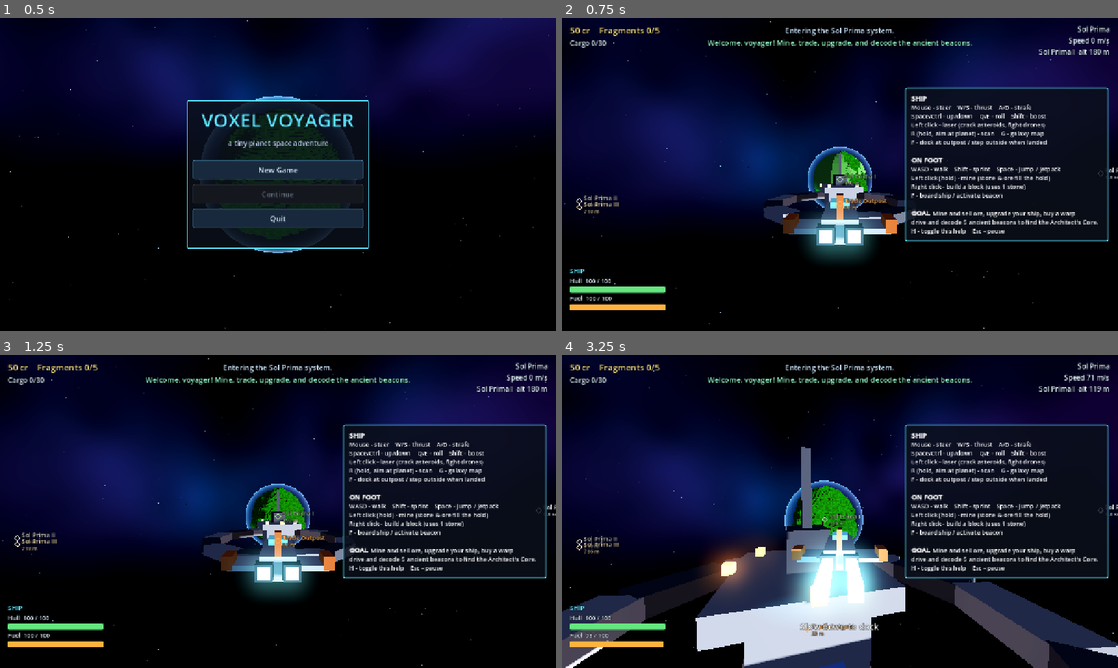
Above: before the commit, frames 1-4 (two rows, left to right).
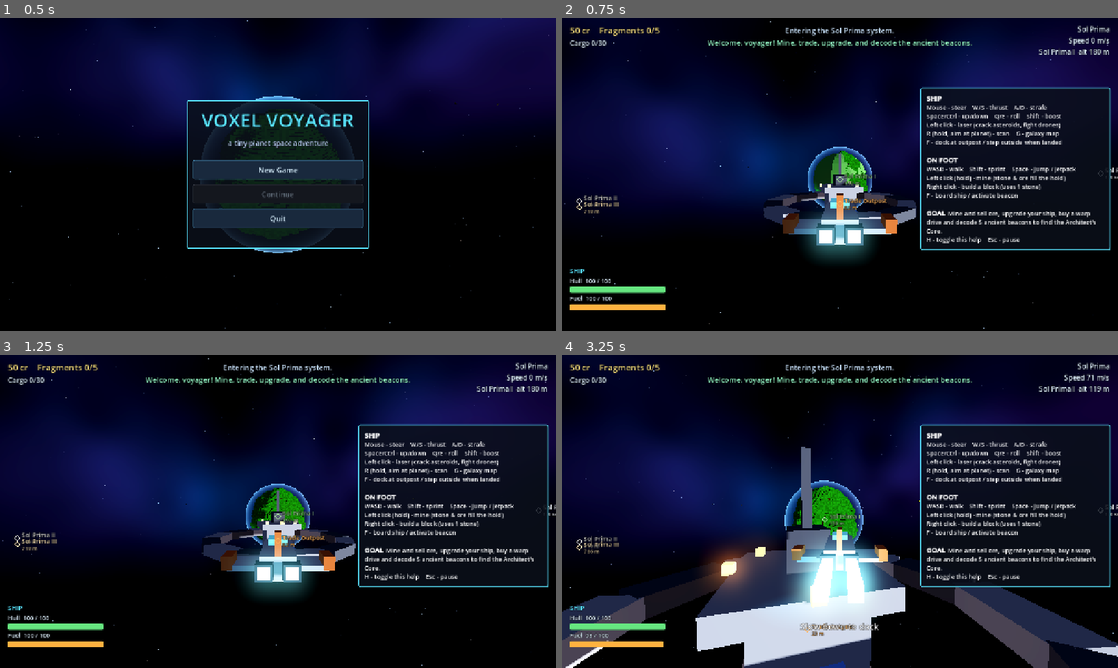
Above: after the commit, the same moments.

Repository: SubToFeralsloth11/voxel-voyager
Game: Godot game, scene res://scenes/main.tscn
Same seed, same stepped clock (60 frames per second), same inputs: the game is played once before the commit and once after it.
Inputs (mouse positions are in pixels of both pictures, inside the frame that each line leads up to):
- Up to frame 1 (0.5 s): no input
- Up to frame 2 (0.75 s): click "New Game" at 0.5 s
- Up to frame 3 (1.25 s): no input
- Up to frame 4 (3.25 s): move the mouse to (867, 511) at 1.27 s; press the mouse at (867, 511) at 1.28 s; hold W (forward) from 1.28 s (still down); right-click (867, 511) at 1.55 s; move the mouse to (812, 511) at 2.02 s; release the mouse at (812, 511) at 2.03 s; right-click (812, 511) at 2.1 s; click (812, 511) at 2.3 s; move the mouse to (851, 505) at 2.77 s; hold Shift (boost) from 2.78 s (still down); right-click (851, 505) at 3.05 s

Frame 1 is identical in both runs. In frame 2, 4.9% of the frame differs, in the area x 61-99%, y 22-75%; in frame 3, 4.9%; in frame 4, 5.1%.

Commit message:
Pause audio loops with the tree, hide HUD under menus, restore drone hits on landed ship

Diff:
--- a/scripts/drone.gd
+++ b/scripts/drone.gd
@@ -108,7 +108,7 @@
 		var life: float = b.get_meta("life") - delta
 		b.set_meta("life", life)
 		b.global_position += (b.get_meta("vel") as Vector3) * delta
-		var hit := ship != null and ship.piloted and not ship.landed and not ship.docked \
+		var hit := ship != null and ship.piloted and not ship.docked \
 			and b.global_position.distance_to(ship.global_position) < 3.2
 		if hit:
 			ship.take_damage(BOLT_DAMAGE)
--- a/scripts/hud.gd
+++ b/scripts/hud.gd
@@ -39,6 +39,10 @@
 var _flash: ColorRect
 var _help_timer := 0.0
 var _message_cooldown := 0.0
+var _overlay := false
+var _help_wanted := false
+var _help_allowed := true
+var _hideable: Array[Control] = []
 
 
 func _ready() -> void:
@@ -91,11 +95,11 @@
 	Game.notified.connect(_on_notified)
 
 	_help = PanelContainer.new()
-	_place(_help, Control.PRESET_CENTER_RIGHT, Vector2(-490, -200))
+	_place(_help, Control.PRESET_CENTER_RIGHT, Vector2(-455, -200))
 	var rt := RichTextLabel.new()
 	rt.bbcode_enabled = true
 	rt.fit_content = true
-	rt.custom_minimum_size = Vector2(440, 0)
+	rt.custom_minimum_size = Vector2(410, 0)
 	rt.text = HELP_TEXT
 	rt.add_theme_font_size_override("normal_font_size", 14)
 	rt.add_theme_font_size_override("bold_font_size", 15)
@@ -108,6 +112,7 @@
 	_flash.color = Color(0.8, 0.95, 1.0, 0.0)
 	_flash.mouse_filter = Control.MOUSE_FILTER_IGNORE
 	add_child(_flash)
+	_hideable = [top_left, bottom_left, _nav, _prompt, _progress]
 
 
 func _place(c: Control, preset: Control.LayoutPreset, pos: Vector2, sz := Vector2.ZERO) -> void:
@@ -119,13 +124,30 @@
 
 
 func show_help(auto_hide: bool) -> void:
-	_help.visible = true
+	_help_wanted = true
 	_help_timer = 14.0 if auto_hide else 0.0
+	_sync_help()
 
 
 func toggle_help() -> void:
-	_help.visible = not _help.visible
+	_help_wanted = not _help_wanted
 	_help_timer = 0.0
+	_sync_help()
+
+
+## While a menu covers the screen only notifications (and, if allowed, the
+## help panel) stay visible, so nothing bleeds through the menu panels.
+func set_menu_overlay(on: bool, allow_help: bool) -> void:
+	_overlay = on
+	_help_allowed = not on or allow_help
+	for c in _hideable:
+		c.visible = not on
+	_sync_help()
+	queue_redraw()
+
+
+func _sync_help() -> void:
+	_help.visible = _help_wanted and _help_allowed
 
 
 func warp_flash() -> void:
@@ -162,8 +184,9 @@
 	if _help_timer > 0.0:
 		_help_timer -= delta
 		if _help_timer <= 0.0:
-			_help.visible = false
-	if world == null or world.ship == null:
+			_help_wanted = false
+			_sync_help()
+	if _overlay or world == null or world.ship == null:
 		return
 	_info.text = "%d cr    Fragments %d/%d" % [Game.credits, Game.fragments.size(), Game.FRAGMENTS_NEEDED]
 	var parts := []
@@ -221,7 +244,7 @@
 
 
 func _draw() -> void:
-	if world == null or world.ship == null:
+	if _overlay or world == null or world.ship == null:
 		return
 	var cam := get_viewport().get_camera_3d()
 	if cam == null:
--- a/scripts/sfx.gd
+++ b/scripts/sfx.gd
@@ -37,10 +37,12 @@
 	_engine = AudioStreamPlayer.new()
 	_engine.stream = _loop_noise(1.0, 0.18)
 	_engine.volume_db = -80.0
+	_engine.process_mode = Node.PROCESS_MODE_PAUSABLE
 	add_child(_engine)
 	_laser = AudioStreamPlayer.new()
 	_laser.stream = _loop_tone(0.5, 330.0, 0.2)
 	_laser.volume_db = -14.0
+	_laser.process_mode = Node.PROCESS_MODE_PAUSABLE
 	add_child(_laser)
 
 
--- a/scripts/shop_panel.gd
+++ b/scripts/shop_panel.gd
@@ -12,8 +12,8 @@
 	custom_minimum_size = Vector2(640, 0)
 	offset_left = -320
 	offset_right = 320
-	offset_top = -300
-	offset_bottom = 300
+	offset_top = -262
+	offset_bottom = 338
 	grow_horizontal = Control.GROW_DIRECTION_BOTH
 	grow_vertical = Control.GROW_DIRECTION_BOTH
 	_body = VBoxContainer.new()
--- a/scripts/world.gd
+++ b/scripts/world.gd
@@ -424,6 +424,7 @@
 	if player:
 		player.controls_enabled = m == Mode.FOOT
 	hud.visible = m not in [Mode.TITLE, Mode.ENDING]
+	hud.set_menu_overlay(m in [Mode.DOCKED, Mode.MAP, Mode.PAUSED], m == Mode.PAUSED)
 	get_tree().paused = m in [Mode.PAUSED, Mode.MAP, Mode.ENDING]
 
 
--- a/tests/tour.gd
+++ b/tests/tour.gd
@@ -183,10 +183,20 @@
 	# Galaxy map and warp.
 	Game.upgrades["warp"] = 1
 	Game.fuel = Game.max_fuel()
+	Input.action_press("forward")
+	Input.action_press("fire")
+	await seconds(0.3)
 	world.open_map()
 	var ship_pos := ship.global_position
+	await frames(2)
+	var engine_pos: float = Sfx._engine.get_playback_position()
+	var laser_pos: float = Sfx._laser.get_playback_position()
 	await seconds(0.5)
 	check(get_tree().paused and ship.global_position == ship_pos, "galaxy map pauses the simulation")
+	check(Sfx._engine.get_playback_position() == engine_pos and Sfx._laser.get_playback_position() == laser_pos,
+		"engine and laser loops are silent under the map")
+	Input.action_release("forward")
+	Input.action_release("fire")
 	var target := Vector2i.ZERO
 	for cell in Galaxy.systems_near(Vector2i.ZERO, 3):
 		if world.warp_error(cell) == "":
